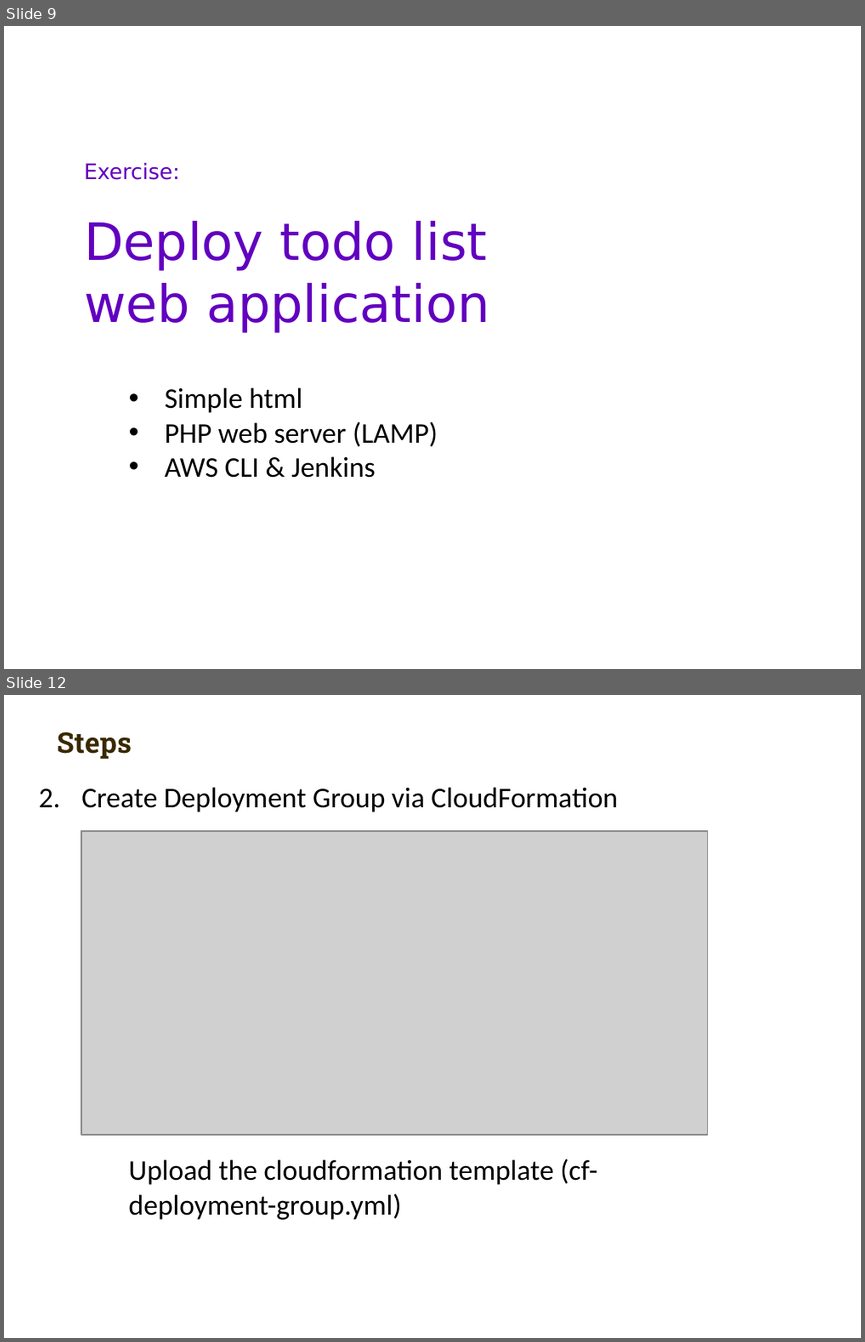
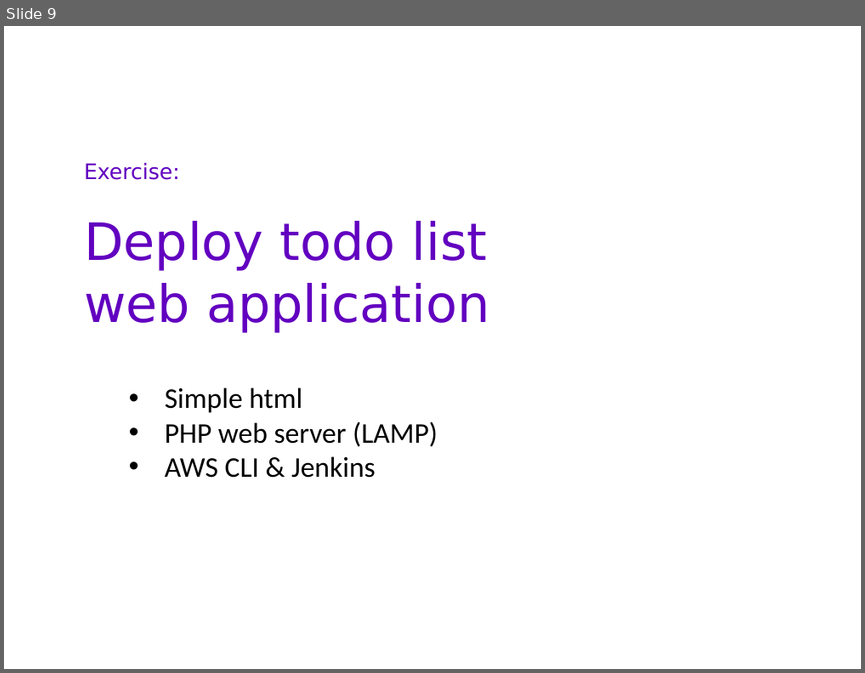
Before and after one commit to carlmitrais/wisdom, a slide deck: cdc_git_ws5_(2).pptx. Shown one above the other, each under a label of ours: slides 9 and 12 before the commit, slide 9 after it; the slides between them are not shown. The pictures are 865x1342 and 865x673 pixels, drawn with LibreOffice and Linux fonts; fonts in the diff are those of the drawing; grey boxes stand for pictures; background and template pictures are left out. Boxes give left, top, right and bottom in pixels: in the first picture for what was removed or moved away, otherwise in the second. Text is boxed around its words. In the diff, an @@ line names an element or a change of style, - is before the commit and + after.

```diff
--- a/cdc_git_ws5_(2).pptx
+++ b/cdc_git_ws5_(2).pptx
@@ slide 12 removed at (x1=4, y1=695, x2=861, y2=1338), background picture (left out) @@
@@ text removed at (x1=57, y1=732, x2=132, y2=759) @@
-Steps
@@ text removed at (x1=81, y1=787, x2=618, y2=812) @@
-2. Create Deployment Group via CloudFormation
@@ picture removed at (x1=81, y1=831, x2=708, y2=1134) @@
@@ text removed at (x1=129, y1=1158, x2=597, y2=1219) @@
-Upload the cloudformation template (cf-deployment-group.yml)
```
Also in this commit, not shown: 4 slides changed, 2 slides added, 2 other slides removed.
